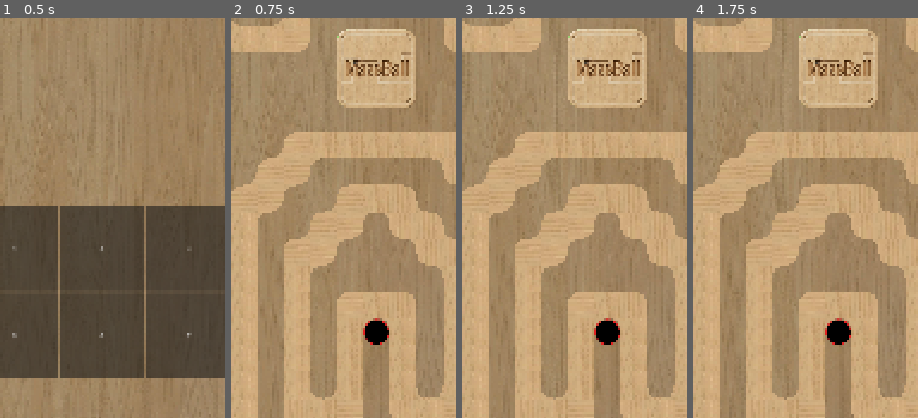
Above: before the commit, frames 1-4 (left to right).
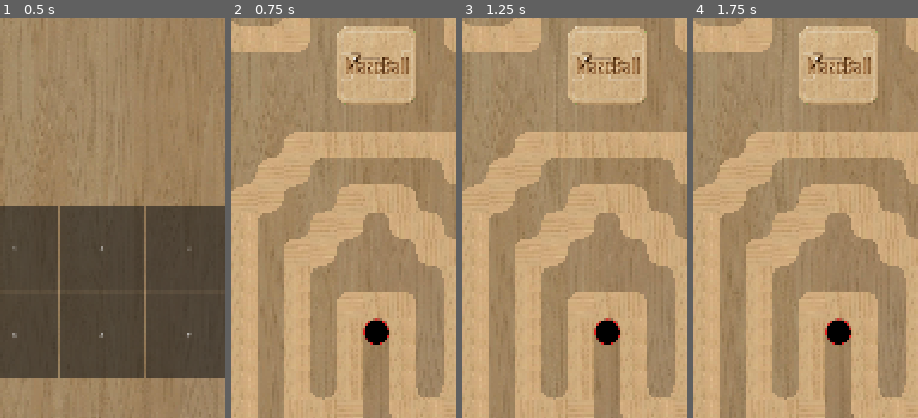
Above: after the commit, the same moments.

Repository: top-it-090304/Improvisation
Game: Godot game, scene res://levels/world.tscn
Same seed, same stepped clock (60 frames per second), same inputs: the game is played once before the commit and once after it.
Inputs (mouse positions are % of the whole screen's width and height, from its top left):
- Up to frame 1 (0.5 s): no input
- Up to frame 2 (0.75 s): click "1" at 0.5 s
- Up to frame 3 (1.25 s): no input
- Up to frame 4 (1.75 s): tap Enter at 1.25 s; move the mouse to (72, 45) at 1.27 s; click (72, 45) at 1.42 s
The pictures show only the part of the screen within x 18-68%, y 16-66%; the shares and areas given below are measured in that part.

Frame 1 is identical in both runs. In frame 2, 2.0% of the frame differs, in the area x 47-83%, y 2-23%; in frame 3, 2.0%; in frame 4, 2.0%.

Commit message:
Обновление: уровень 1

Diff:
--- a/levels/1.tscn
+++ b/levels/1.tscn
@@ -555,7 +555,7 @@
 rotation = 3.1415927
 
 [node name="Logo" parent="." unique_id=1148783748 instance=ExtResource("8_725xe")]
-position = Vector2(544, 424)
+position = Vector2(544, 416)
 
 [node name="Block84" parent="." unique_id=2079449921 instance=ExtResource("7_2aftt")]
 position = Vector2(352, 160)
Not shown, changed: MazeBall.apk
Not shown, changed: MazeBall.apk.idsig
